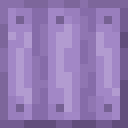
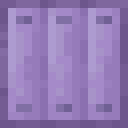
Layers edited between the first and the second 128px x 128px image:
painted on "Layer 3" over left=0, top=0, right=128, bottom=128
